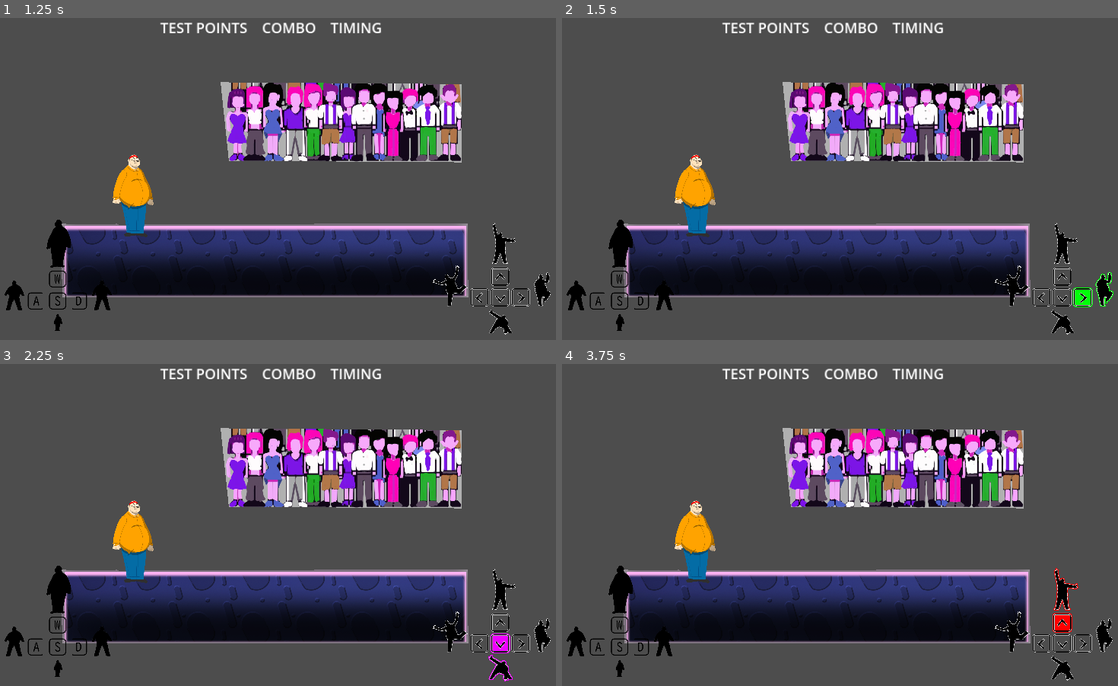
Above: before the commit, frames 1-4 (two rows, left to right).
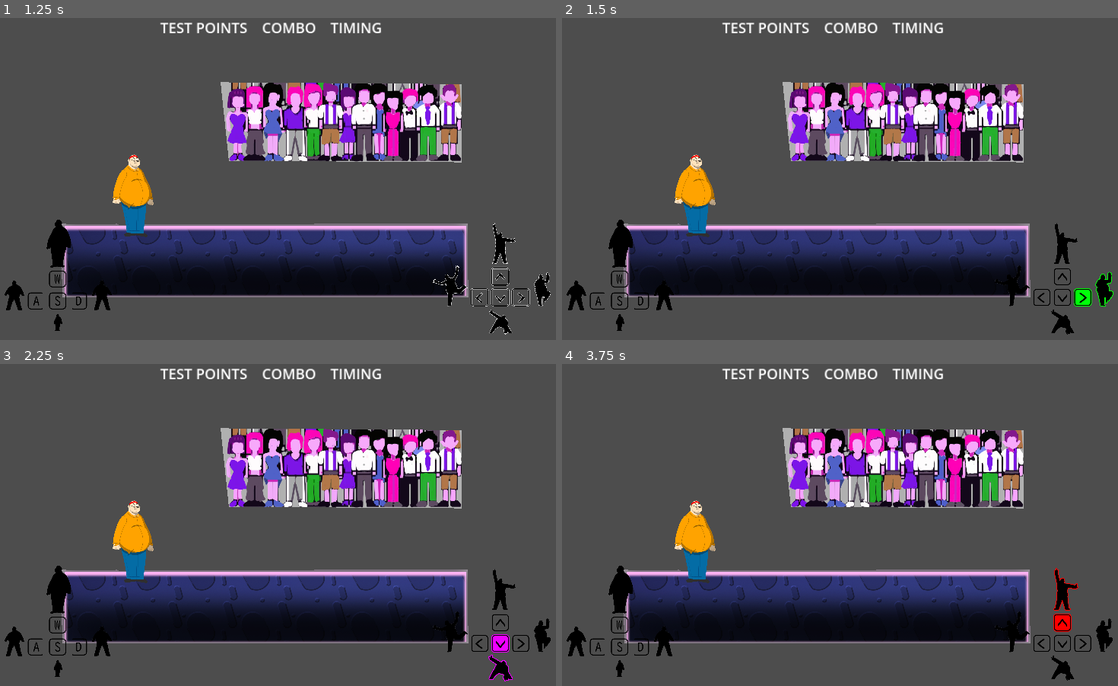
Above: after the commit, the same moments.

Repository: onegm/Scale-Game-Show
Game: Godot game, scene res://UI/main_menu/menu_screen.tscn
Two runs of this game, one before a commit and one after it. Both use one fixed random seed, a clock stepped at 60 frames per second and the inputs below.
Inputs (mouse positions are in pixels of both pictures, inside the frame that each line leads up to):
- Up to frame 1 (1.25 s): click (272, 169) at 0.5 s
- Up to frame 2 (1.5 s): tap Enter at 1.25 s; hold Right (pose_right) from 1.28 s (still down); tap A (look_left) at 1.35 s
- Up to frame 3 (2.25 s): tap Space at 2 s; release Right (pose_right) at 2.03 s; hold Down (pose_down) from 2.03 s (still down); tap D (look_right) at 2.1 s
- Up to frame 4 (3.75 s): tap Enter at 2.75 s; release Down (pose_down) at 2.78 s; hold Right (pose_right) 2.78-3.53 s; tap A (look_left) at 2.85 s; tap Space at 3.5 s; hold Up (pose_up) from 3.53 s (still down); tap D (look_right) at 3.6 s

Frame 1 is identical in both runs. In frame 2, 0.4% of the frame differs, in the area x 77-100%, y 63-99%; in frame 3, 0.4%; in frame 4, 0.4%.

Commit message:
Arrow Key UI update

Diff:
--- a/autoloaders/game.gd
+++ b/autoloaders/game.gd
@@ -4,7 +4,7 @@
 	"MainAudioVolume" : 1
 }
 var main_scene_path = "res://levels/Level1.tscn"
-var WALL_SPEED = 200.0
+var WALL_SPEED = 250.0
 
 func get_main_scene():
 	return load(main_scene_path)
--- a/walls/wall_sequence/wall_sequence_1.gd
+++ b/walls/wall_sequence/wall_sequence_1.gd
@@ -30,24 +30,24 @@
 		PostureDTO.new(SIZE.SMALL, DIRECTION.RIGHT, POSTURE.WAVE),
 		PostureDTO.new(SIZE.MEDIUM, DIRECTION.RIGHT, POSTURE.WAVE),
 		PostureDTO.new(SIZE.LARGE, DIRECTION.RIGHT, POSTURE.FIGHT),
+		PostureDTO.new(SIZE.SMALL, DIRECTION.LEFT, POSTURE.WAVE),
+		PostureDTO.new(SIZE.SMALL, DIRECTION.LEFT, POSTURE.POINT),
 		PostureDTO.new(SIZE.SMALL, DIRECTION.LEFT, POSTURE.FIGHT),
+		PostureDTO.new(SIZE.SMALL, DIRECTION.LEFT, POSTURE.CROUCH),
+		PostureDTO.new(SIZE.MEDIUM, DIRECTION.LEFT, POSTURE.CROUCH),
+		PostureDTO.new(SIZE.LARGE, DIRECTION.LEFT, POSTURE.CROUCH),
+		PostureDTO.new(SIZE.LARGE, DIRECTION.RIGHT, POSTURE.CROUCH),
+		PostureDTO.new(SIZE.MEDIUM, DIRECTION.RIGHT, POSTURE.CROUCH),
+		PostureDTO.new(SIZE.MEDIUM, DIRECTION.RIGHT, POSTURE.CROUCH),
+		PostureDTO.new(SIZE.LARGE, DIRECTION.RIGHT, POSTURE.CROUCH),
+		PostureDTO.new(SIZE.LARGE, DIRECTION.LEFT, POSTURE.CROUCH),
+		PostureDTO.new(SIZE.MEDIUM, DIRECTION.LEFT, POSTURE.CROUCH),
 		PostureDTO.new(SIZE.SMALL, DIRECTION.LEFT, POSTURE.FIGHT),
-		PostureDTO.new(SIZE.SMALL, DIRECTION.LEFT, POSTURE.FIGHT),
-		PostureDTO.new(SIZE.SMALL, DIRECTION.LEFT, POSTURE.FIGHT),
-		PostureDTO.new(SIZE.SMALL, DIRECTION.LEFT, POSTURE.FIGHT),
-		PostureDTO.new(SIZE.SMALL, DIRECTION.LEFT, POSTURE.FIGHT),
-		PostureDTO.new(SIZE.SMALL, DIRECTION.LEFT, POSTURE.FIGHT),
-		PostureDTO.new(SIZE.SMALL, DIRECTION.LEFT, POSTURE.FIGHT),
-		PostureDTO.new(SIZE.SMALL, DIRECTION.LEFT, POSTURE.FIGHT),
-		PostureDTO.new(SIZE.SMALL, DIRECTION.LEFT, POSTURE.FIGHT),
-		PostureDTO.new(SIZE.SMALL, DIRECTION.LEFT, POSTURE.FIGHT),
-		PostureDTO.new(SIZE.SMALL, DIRECTION.LEFT, POSTURE.FIGHT),
-		PostureDTO.new(SIZE.SMALL, DIRECTION.LEFT, POSTURE.FIGHT),
-		PostureDTO.new(SIZE.SMALL, DIRECTION.LEFT, POSTURE.FIGHT),
-		PostureDTO.new(SIZE.SMALL, DIRECTION.LEFT, POSTURE.FIGHT),
-		PostureDTO.new(SIZE.SMALL, DIRECTION.LEFT, POSTURE.FIGHT),
-		PostureDTO.new(SIZE.SMALL, DIRECTION.LEFT, POSTURE.FIGHT),
-		PostureDTO.new(SIZE.SMALL, DIRECTION.LEFT, POSTURE.FIGHT),
+		PostureDTO.new(SIZE.SMALL, DIRECTION.LEFT, POSTURE.POINT),
+		PostureDTO.new(SIZE.SMALL, DIRECTION.LEFT, POSTURE.WAVE),
+		PostureDTO.new(SIZE.SMALL, DIRECTION.LEFT, POSTURE.CROUCH),
+		PostureDTO.new(SIZE.SMALL, DIRECTION.RIGHT, POSTURE.FIGHT),
+		PostureDTO.new(SIZE.SMALL, DIRECTION.LEFT, POSTURE.WAVE),
 		PostureDTO.new(SIZE.MEDIUM, DIRECTION.LEFT, POSTURE.FIGHT),
 		PostureDTO.new(SIZE.LARGE, DIRECTION.LEFT, POSTURE.WAVE),
 		PostureDTO.new(SIZE.SMALL, DIRECTION.RIGHT, POSTURE.WAVE),
Binary file changed: UI/Elements/Arrow Keys HUD element - Down Highlight.png
Binary file changed: UI/Elements/Arrow Keys HUD element - Left Highlight.png
Binary file changed: UI/Elements/Arrow Keys HUD element - Right Highlight.png
Binary file changed: UI/Elements/Arrow Keys HUD element - Up Highlight.png
